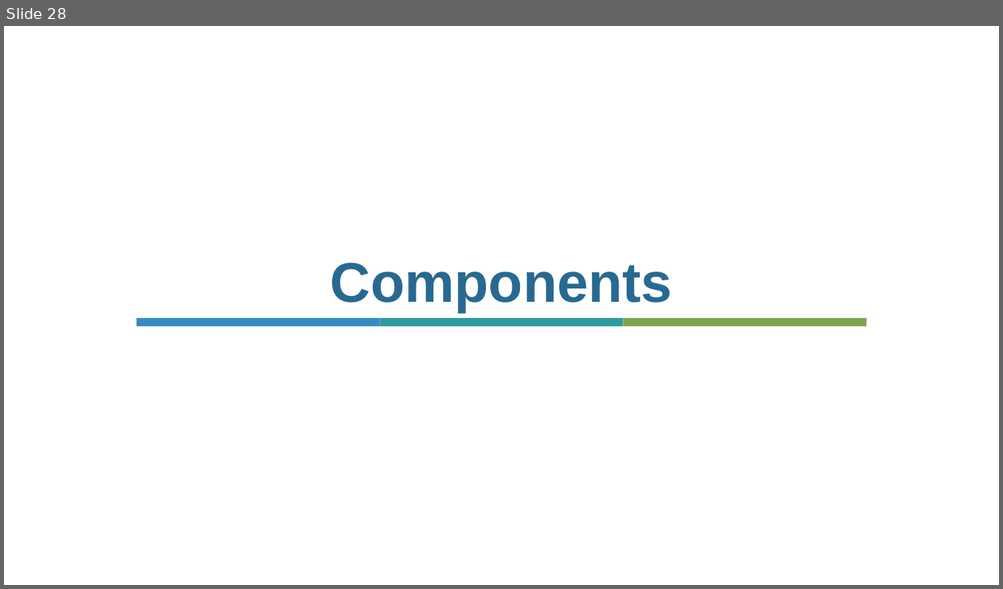
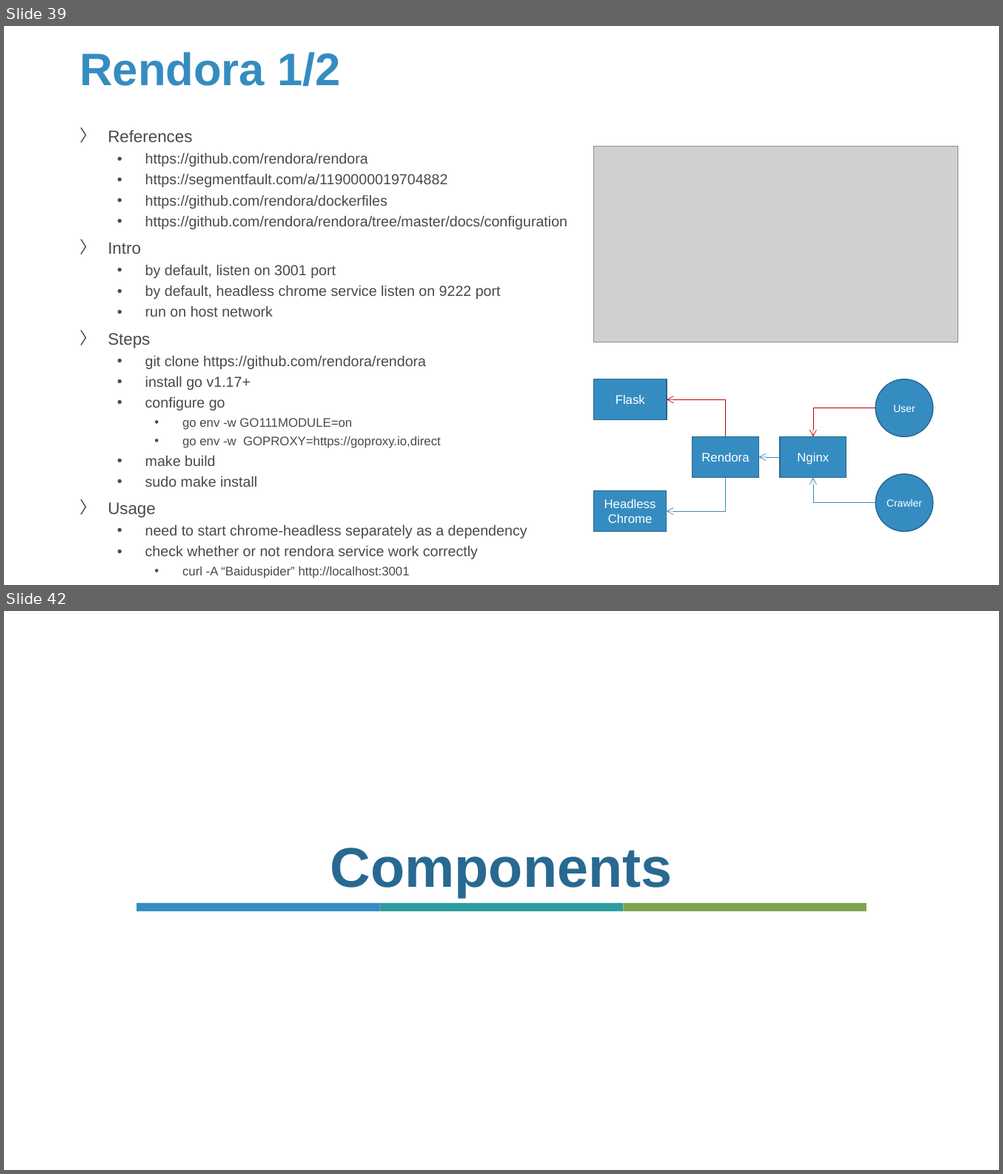
Before and after one commit to Sparks-Lu/TechNotes, a slide deck: Web/Vue-Notes.pptx. Shown one above the other, each under a label of ours: slide 28 before the commit, slides 39 and 42 after it; the slides between them are not shown. The pictures are 1003x589 and 1003x1174 pixels, drawn with LibreOffice and Linux fonts; fonts in the diff are those of the drawing; grey boxes stand for pictures; background and template pictures are left out. Boxes give left, top, right and bottom in pixels: in the first picture for what was removed or moved away, otherwise in the second. Text is boxed around its words. In the diff, an @@ line names an element or a change of style, - is before the commit and + after.

```diff
--- a/Web/Vue-Notes.pptx
+++ b/Web/Vue-Notes.pptx
@@ slide 39 added at bbox=[4, 26, 999, 585], background picture (left out) @@
@@ title added at bbox=[79, 52, 341, 87], 44 pt, text #358CC1, bold @@
+Rendora 1/2
@@ text added at bbox=[108, 130, 567, 579], 14 pt, text #47494B @@
+〉 References
+  • https://github.com/rendora/rendora
+  • https://segmentfault.com/a/1190000019704882
+  • https://github.com/rendora/dockerfiles
+  • https://github.com/rendora/rendora/tree/master/docs/configuration
+〉 Intro
+  • by default, listen on 3001 port
+  • by default, headless chrome service listen on 9222 port
+  • run on host network
+〉 Steps
+  • git clone https://github.com/rendora/rendora
+  • install go v1.17+
+  • configure go
+    • go env -w GO111MODULE=on
+    • go env -w GOPROXY=https://goproxy.io,direct
+  • make build
+  • sudo make install
+〉 Usage
+  • need to start chrome-headless separately as a dependency
+  • check whether or not rendora service work correctly
+    • curl -A “Baiduspider” http://localhost:3001
@@ picture added at bbox=[594, 146, 958, 342] @@
@@ group added at bbox=[594, 380, 933, 533]: 4 rectangles, 4 elbow arrows, 2 ellipses, 1 arrow @@
+User
+Crawler
+Nginx
+Rendora
+Headless
+Chrome
+Flask
@@ what was slide 28 is now slide 42 @@
```
Also in this commit, not shown: 7 slides changed, 16 other slides added, 28 other files.
